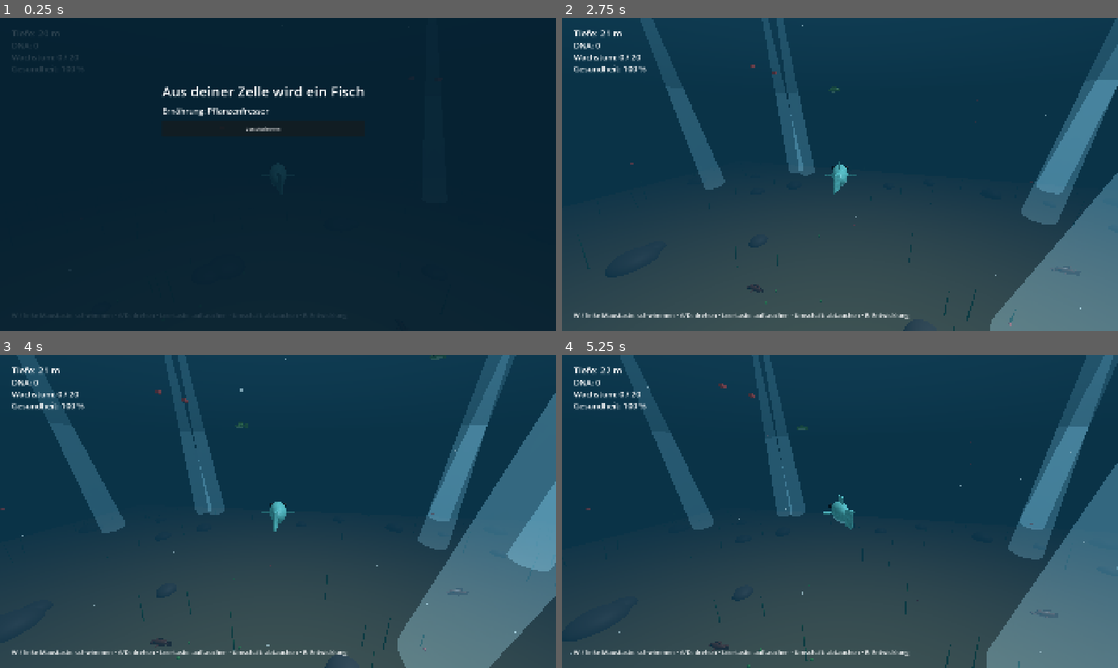
Above: before the commit, frames 1-4 (two rows, left to right).
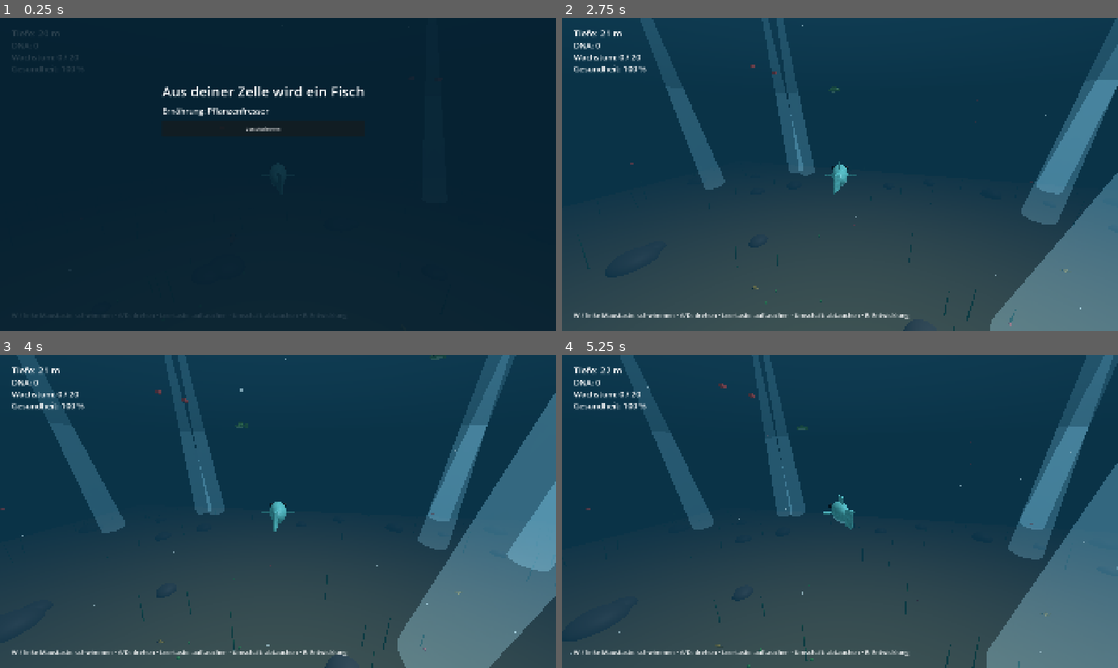
Above: after the commit, the same moments.

Repository: Mayo73/agenthub-backup
Game: Godot game, scene res://scenes/fish.tscn
The game is run twice, just before and just after one commit, with the same random seed, the same clock (stepped at 60 frames per second) and the same inputs. This scene is started directly instead of the project's main scene.
Inputs (mouse positions are in pixels of both pictures, inside the frame that each line leads up to):
- Up to frame 1 (0.25 s): no input
- Up to frame 2 (2.75 s): click "Losschwimmen" at 0.5 s; tap Enter at 1.25 s; move the mouse to (962, 158) at 1.27 s; hold D (rechts) 1.28-2 s; hold Shift (abtauchen) 1.28-2 s; click (962, 158) at 1.42 s; drag from (728, 190) to (812, 237) at 2.02 s
- Up to frame 3 (4 s): move the mouse to (333, 442) at 2.77 s; hold D (rechts) 2.78-3.5 s; tap E (entwickeln) at 2.85 s; click "Weiterschwimmen" at 3.5 s
- Up to frame 4 (5.25 s): drag from (812, 574) to (673, 464) at 4.27 s; move the mouse to (1006, 558) at 5.02 s; hold A (links) from 5.03 s (still down); tap C (rufen) at 5.1 s

The runs differ from the first frame. In frame 2, less than 0.1% of the frame differs, in the area x 33-91%, y 79-88%; in frame 3, less than 0.1%, in the area x 27-83%, y 74-94%; in frame 4, less than 0.1%.

Commit message:
T-0307: Vierte Fischart Kugelfisch – scheue Beute mittlerer Größe
Erstellt vom lokalen Agent (Modell qwen3.5:35b-a3b, Versuch 2 von 5).

Diff:
--- a/scripts/fish_school.gd
+++ b/scripts/fish_school.gd
@@ -8,6 +8,7 @@
 const SWARMS := 2
 const SWARM_SIZE := 6
 const GRAZERS := 3
+const PUFFERS := 2
 const PREDATORS := 2
 
 
@@ -23,6 +24,8 @@
 			plan.append({"id": "silberling", "position": FishWorld.clamp_to_water(mid + offset)})
 	for i in GRAZERS:
 		plan.append({"id": "grasfisch", "position": _around(center, rng)})
+	for i in PUFFERS:
+		plan.append({"id": "kugelfisch", "position": _around(center, rng)})
 	for i in PREDATORS:
 		plan.append({"id": "zackenbarsch", "position": _around(center, rng)})
 	return plan
--- a/scripts/fish_species.gd
+++ b/scripts/fish_species.gd
@@ -5,10 +5,11 @@
 ## sight: Sichtweite in Metern.
 
 const DATA := {
-	"silberling": {"name": "Silberling", "size": 0.6, "speed": 6.0, "hp": 20.0, "bite": 0.0, "behavior": "schwarm", "color": Color(0.78, 0.84, 0.92), "food": 4, "sight": 12.0},
-	"grasfisch": {"name": "Grasfisch", "size": 1.0, "speed": 4.5, "hp": 40.0, "bite": 0.0, "behavior": "scheu", "color": Color(0.42, 0.7, 0.36), "food": 7, "sight": 10.0},
-	"zackenbarsch": {"name": "Zackenbarsch", "size": 1.8, "speed": 7.0, "hp": 90.0, "bite": 15.0, "behavior": "jaeger", "color": Color(0.55, 0.32, 0.25), "food": 12, "sight": 18.0},
-}
+		"silberling": {"name": "Silberling", "size": 0.6, "speed": 6.0, "hp": 20.0, "bite": 0.0, "behavior": "schwarm", "color": Color(0.78, 0.84, 0.92), "food": 4, "sight": 12.0},
+		"grasfisch": {"name": "Grasfisch", "size": 1.0, "speed": 4.5, "hp": 40.0, "bite": 0.0, "behavior": "scheu", "color": Color(0.42, 0.7, 0.36), "food": 7, "sight": 10.0},
+		"kugelfisch": {"name": "Kugelfisch", "size": 0.8, "speed": 3.5, "hp": 30.0, "bite": 0.0, "behavior": "scheu", "color": Color(0.93, 0.74, 0.3), "food": 6, "sight": 8.0},
+		"zackenbarsch": {"name": "Zackenbarsch", "size": 1.8, "speed": 7.0, "hp": 90.0, "bite": 15.0, "behavior": "jaeger", "color": Color(0.55, 0.32, 0.25), "food": 12, "sight": 18.0},
+	}
 
 
 static func ids() -> Array[String]:
--- a/tests/test_fish_main.gd
+++ b/tests/test_fish_main.gd
@@ -164,7 +164,7 @@
 
 
 func test_fische_verteilt() -> void:
-	check_eq(fish.fishes.size(), 17, "fishes.size() ist 17")
+	check_eq(fish.fishes.size(), 19, "fishes.size() ist 19")
 	for f in fish.fishes:
 		check(f is AiFish, "jeder Eintrag ist AiFish")
 		check(f.get_parent() == fish.world, "AiFish hat world als Elternknoten")
@@ -181,9 +181,9 @@
 func test_fisch_hinzufuegen_entfernen() -> void:
 	var vorher: int = fish.fishes.size()
 	var f: AiFish = fish.add_fish("grasfisch", Vector3(3, -20, 0))
-	check_eq(fish.fishes.size(), vorher + 1, "fishes.size() ist 18")
+	check_eq(fish.fishes.size(), vorher + 1, "fishes.size() ist 20")
 	fish.remove_fish(f)
-	check_eq(fish.fishes.size(), vorher, "fishes.size() ist 17 nach Entfernen")
+	check_eq(fish.fishes.size(), vorher, "fishes.size() ist 19 nach Entfernen")
 	check(not fish.fishes.has(f), "fish.fishes.has(f) falsch")
 
 
--- a/tests/test_fish_school.gd
+++ b/tests/test_fish_school.gd
@@ -8,18 +8,29 @@
 
 
 func test_anzahl() -> void:
-	check(plan.size() == 17, "Plan hat 17 Einträge")
+	check(plan.size() == 19, "Plan hat 19 Einträge")
 	var silberling := 0
 	var grasfisch := 0
+	var kugelfisch := 0
 	var zackenbarsch := 0
 	for entry in plan:
 		match entry["id"]:
 			"silberling": silberling += 1
 			"grasfisch": grasfisch += 1
+			"kugelfisch": kugelfisch += 1
 			"zackenbarsch": zackenbarsch += 1
 	check_eq(silberling, 12, "12 silberling")
 	check_eq(grasfisch, 3, "3 grasfisch")
+	check_eq(kugelfisch, 2, "2 kugelfisch")
 	check_eq(zackenbarsch, 2, "2 zackenbarsch")
+
+
+func test_kugelfische() -> void:
+	var count := 0
+	for entry in plan:
+		if entry["id"] == "kugelfisch":
+			count += 1
+	check(count == 2, "Genau 2 Kugelfische im Spawn-Plan")
 
 
 func test_abstand() -> void:
--- a/tests/test_fish_species.gd
+++ b/tests/test_fish_species.gd
@@ -2,9 +2,17 @@
 
 
 func test_arten() -> void:
-	check_eq(FishSpecies.ids(), ["grasfisch", "silberling", "zackenbarsch"], "alle Arten sortiert")
+	check_eq(FishSpecies.ids(), ["grasfisch", "kugelfisch", "silberling", "zackenbarsch"], "alle Arten sortiert")
 	check(FishSpecies.has("silberling"), "silberling existiert")
 	check(not FishSpecies.has("hai"), "hai existiert nicht")
+
+
+func test_kugelfisch() -> void:
+	check(FishSpecies.has("kugelfisch"), "kugelfisch existiert")
+	check(not FishSpecies.is_predator("kugelfisch"), "kugelfisch ist kein Räuber")
+	var kugel_radius := FishSpecies.radius("kugelfisch")
+	check(is_equal_approx(kugel_radius, 0.4), "Kugelfisch-Radius ist 0.4")
+	check_eq(FishSpecies.data("kugelfisch")["behavior"], "scheu", "Kugelfisch-Verhalten ist scheu")
 
 
 func test_werte() -> void:
Not shown, changed: docs/fischarten.md
